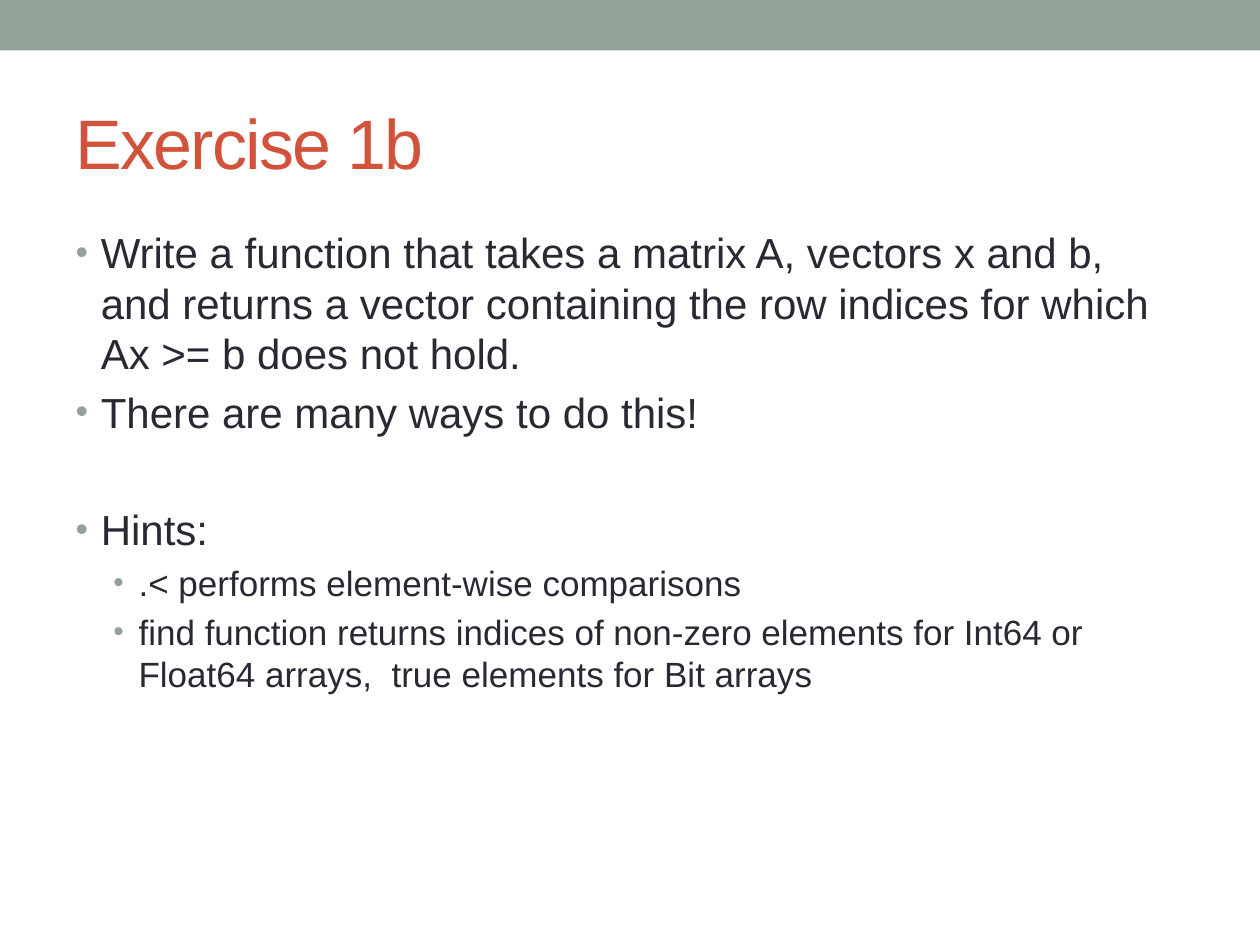
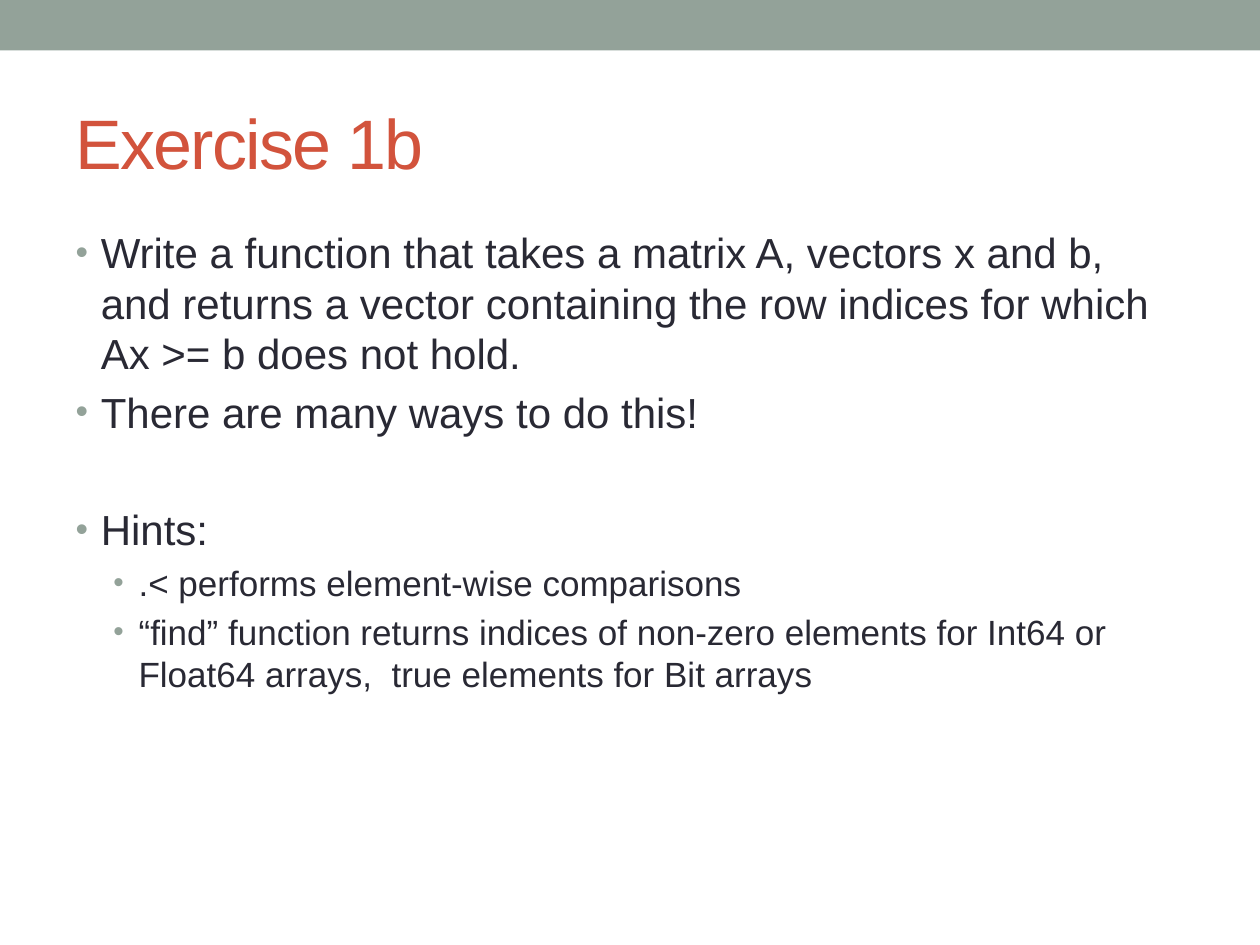
Before and after one commit to IainNZ/ORSoftwareTools2014, a slide deck: slide 20 of Modelling/LPModeling.pptx. Drawn at 1260x945 pixels with LibreOffice and Linux fonts; fonts in the diff are those of the drawing. Boxes give left, top, right and bottom in pixels: in the first picture for what was removed or moved away, otherwise in the second. Text is boxed around its words. In the diff, an @@ line names an element or a change of style, - is before the commit and + after.

```diff
--- a/Modelling/LPModeling.pptx
+++ b/Modelling/LPModeling.pptx
@@ text at bbox=[139, 619, 1106, 694]: text changed @@
-  • find function returns indices of non-zero elements for Int64 or Float64 arrays, true elements for Bit arrays
+  • “find” function returns indices of non-zero elements for Int64 or Float64 arrays, true elements for Bit arrays
```
Also in this commit, not shown: 6 other slides changed.
